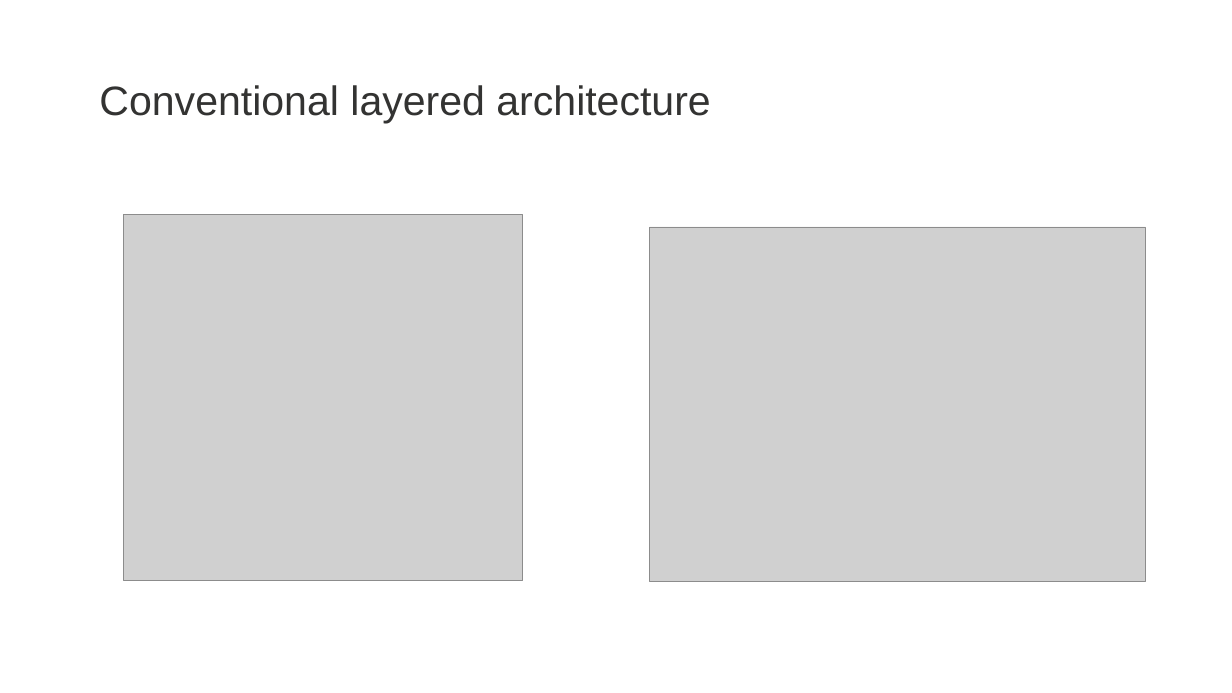
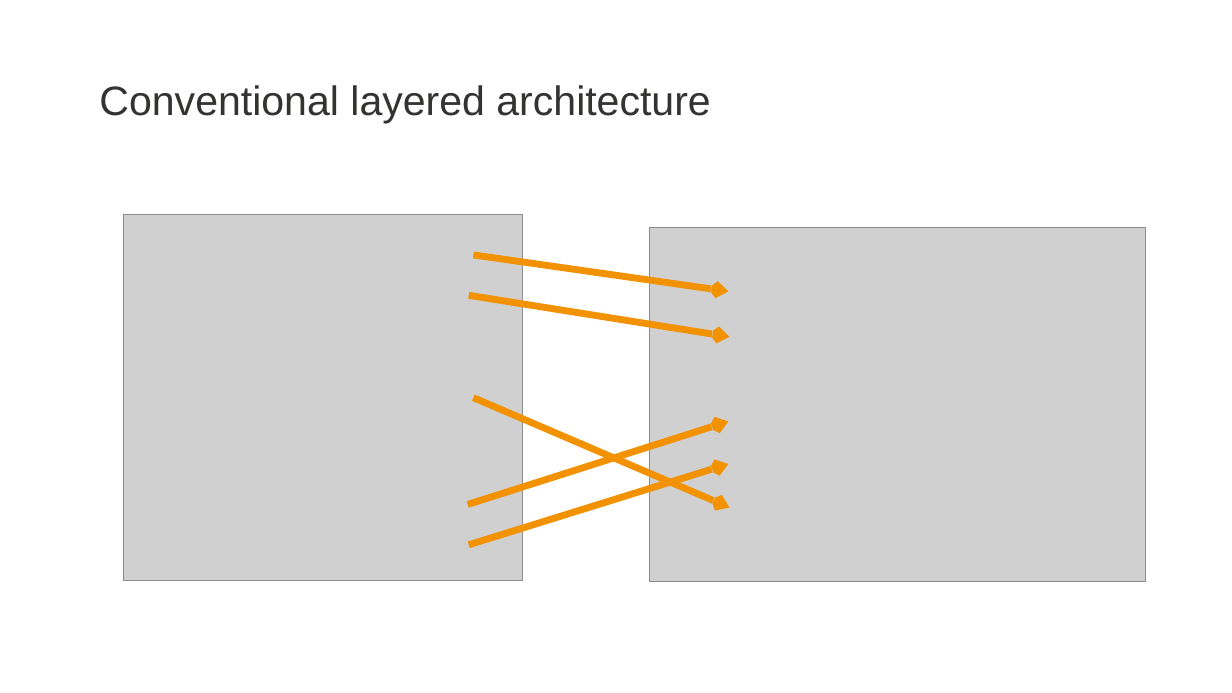
Before and after one commit to zatsepinvl/where-to-put-the-service, a slide deck: slide 12 of Where to put the service.pptm. Drawn at 1232x693 pixels with LibreOffice and Linux fonts; fonts in the diff are those of the drawing; grey boxes stand for pictures; background and template pictures are left out. Boxes give left, top, right and bottom in pixels: in the first picture for what was removed or moved away, otherwise in the second. Text is boxed around its words. In the diff, an @@ line names an element or a change of style, - is before the commit and + after.

```diff
--- a/Where to put the service.pptm
+++ b/Where to put the service.pptm
@@ arrow added from (474, 255) to (729, 291), #F39200 8 pt @@
@@ arrow added from (469, 295) to (729, 337), #F39200 8 pt @@
@@ arrow added from (474, 398) to (729, 508), #F39200 8 pt @@
@@ arrow added from (468, 505) to (729, 421), #F39200 8 pt @@
@@ arrow added from (469, 545) to (729, 464), #F39200 8 pt @@
```
Also in this commit, not shown: 10 other slides changed, 6 slides added, 1 slide removed, 12 other files.
